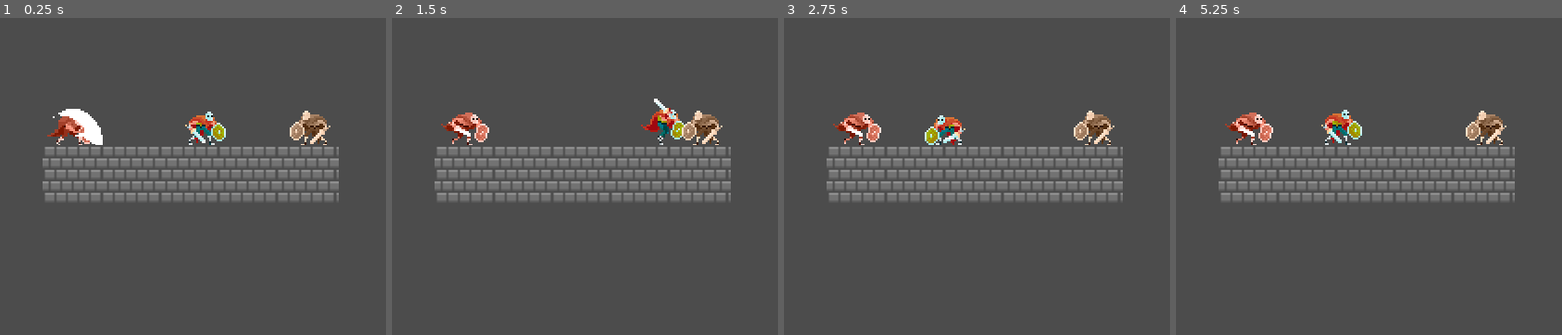
Above: before the commit, frames 1-4 (left to right).
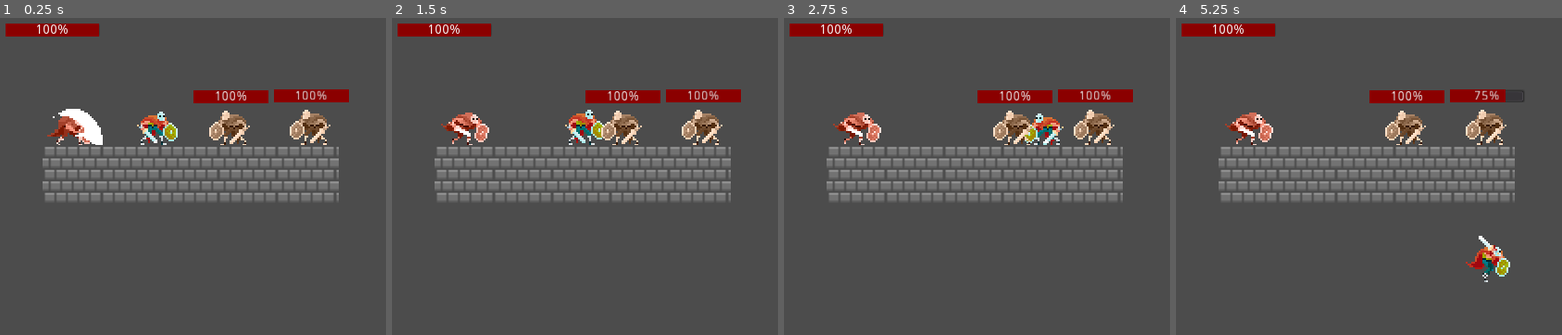
Above: after the commit, the same moments.

Repository: kpolucas/restitos
Game: Godot game, scene res://scenes/World.tscn
The game is run twice, just before and just after one commit, with the same random seed, the same clock (stepped at 60 frames per second) and the same inputs.
Inputs:
- Up to frame 1 (0.25 s): no input
- Up to frame 2 (1.5 s): hold D (right) from 0.53 s (still down); tap F (attack, bound only after the commit) at 0.6 s; tap W (jump, bound only after the commit) at 0.77 s; tap V (attack, bound only before the commit) at 1.35 s
- Up to frame 3 (2.75 s): tap W (jump, bound only after the commit) at 1.52 s; release D (right) at 2.03 s; hold A (left) from 2.03 s (still down); tap G (block, bound only after the commit) at 2.1 s
- Up to frame 4 (5.25 s): release A (left) at 2.78 s; hold D (right) 2.78-4.28 s; tap F (attack, bound only after the commit) at 2.85, 5.1 s; tap W (jump, bound only after the commit) at 3.02, 3.77, 4.52 s; tap V (attack, bound only before the commit) at 3.6 s; hold A (left) 4.28-5.03 s; tap G (block, bound only after the commit) at 4.35 s; hold D (right) from 5.03 s (still down)

The runs differ from the first frame. In frame 1, 4.5% of the frame differs, in the area x 1-91%, y 1-41%; in frame 2, 4.7%; in frame 3, 4.6%; in frame 4, 4.6%.

Commit message:
health bars test

Diff:
--- a/project.godot
+++ b/project.godot
@@ -10,6 +10,7 @@
 
 _global_script_classes=[  ]
 _global_script_class_icons={
+
 }
 
 [application]
@@ -49,22 +50,22 @@
 }
 jump={
 "deadzone": 0.5,
-"events": [ Object(InputEventKey,"resource_local_to_scene":false,"resource_name":"","device":0,"alt":false,"shift":false,"control":false,"meta":false,"command":false,"pressed":false,"scancode":32,"unicode":0,"echo":false,"script":null)
+"events": [ Object(InputEventKey,"resource_local_to_scene":false,"resource_name":"","device":0,"alt":false,"shift":false,"control":false,"meta":false,"command":false,"pressed":false,"scancode":87,"unicode":0,"echo":false,"script":null)
  ]
 }
 backdash={
 "deadzone": 0.5,
-"events": [ Object(InputEventKey,"resource_local_to_scene":false,"resource_name":"","device":0,"alt":false,"shift":false,"control":false,"meta":false,"command":false,"pressed":false,"scancode":67,"unicode":0,"echo":false,"script":null)
+"events": [ Object(InputEventKey,"resource_local_to_scene":false,"resource_name":"","device":0,"alt":false,"shift":false,"control":false,"meta":false,"command":false,"pressed":false,"scancode":72,"unicode":0,"echo":false,"script":null)
  ]
 }
 attack={
 "deadzone": 0.5,
-"events": [ Object(InputEventKey,"resource_local_to_scene":false,"resource_name":"","device":0,"alt":false,"shift":false,"control":false,"meta":false,"command":false,"pressed":false,"scancode":86,"unicode":0,"echo":false,"script":null)
+"events": [ Object(InputEventKey,"resource_local_to_scene":false,"resource_name":"","device":0,"alt":false,"shift":false,"control":false,"meta":false,"command":false,"pressed":false,"scancode":70,"unicode":0,"echo":false,"script":null)
  ]
 }
 block={
 "deadzone": 0.5,
-"events": [ Object(InputEventKey,"resource_local_to_scene":false,"resource_name":"","device":0,"alt":false,"shift":false,"control":false,"meta":false,"command":false,"pressed":false,"scancode":70,"unicode":0,"echo":false,"script":null)
+"events": [ Object(InputEventKey,"resource_local_to_scene":false,"resource_name":"","device":0,"alt":false,"shift":false,"control":false,"meta":false,"command":false,"pressed":false,"scancode":71,"unicode":0,"echo":false,"script":null)
  ]
 }
 
--- a/scenes/Dummy.tscn
+++ b/scenes/Dummy.tscn
@@ -1,11 +1,15 @@
-[gd_scene load_steps=4 format=2]
+[gd_scene load_steps=6 format=2]
 
 [ext_resource path="res://scripts/Dummy.gd" type="Script" id=1]
 [ext_resource path="res://sprites/dummy/sparring.png" type="Texture" id=2]
+[ext_resource path="res://scripts/ProgressBar.gd" type="Script" id=3]
 
 [sub_resource type="CapsuleShape2D" id=1]
 radius = 19.8167
 height = 0.527313
+
+[sub_resource type="StyleBoxFlat" id=2]
+bg_color = Color( 0.54902, 0, 0, 1 )
 
 [node name="Dummy" type="KinematicBody2D" groups=[
 "enemies",
@@ -19,3 +23,16 @@
 [node name="CollisionShape2D" type="CollisionShape2D" parent="."]
 position = Vector2( -7.12723, 13.1407 )
 shape = SubResource( 1 )
+
+[node name="ProgressBar" type="ProgressBar" parent="."]
+margin_left = -44.6288
+margin_top = -28.378
+margin_right = 36.3712
+margin_bottom = -14.378
+custom_styles/fg = SubResource( 2 )
+value = 100.0
+script = ExtResource( 3 )
+__meta__ = {
+"_edit_use_anchors_": false
+}
+[connection signal="damaged" from="." to="ProgressBar" method="_on_Dummy_damaged"]
--- /dev/null
+++ b/scenes/Hud.tscn
@@ -0,0 +1,8 @@
+[gd_scene format=2]
+
+[node name="Hud" type="Control"]
+anchor_right = 1.0
+anchor_bottom = 1.0
+__meta__ = {
+"_edit_use_anchors_": false
+}
--- a/scenes/World.tscn
+++ b/scenes/World.tscn
@@ -1,20 +1,27 @@
-[gd_scene load_steps=6 format=2]
+[gd_scene load_steps=8 format=2]
 
 [ext_resource path="res://scenes/Player.tscn" type="PackedScene" id=1]
 [ext_resource path="res://scenes/Dummy.tscn" type="PackedScene" id=2]
 [ext_resource path="res://sprites/floor/floor.png" type="Texture" id=3]
 [ext_resource path="res://scenes/Dummy-with-attack.tscn" type="PackedScene" id=4]
+[ext_resource path="res://scenes/Hud.tscn" type="PackedScene" id=5]
 
 [sub_resource type="RectangleShape2D" id=1]
 extents = Vector2( 160.028, 30.7568 )
 
+[sub_resource type="StyleBoxFlat" id=2]
+bg_color = Color( 0.54902, 0, 0, 1 )
+
 [node name="World" type="Node2D"]
 
 [node name="Player" parent="." instance=ExtResource( 1 )]
-position = Vector2( 226, 102 )
+position = Vector2( 174.328, 81.5093 )
 
 [node name="Dummy" parent="." instance=ExtResource( 2 )]
-position = Vector2( 350.654, 113.941 )
+position = Vector2( 350.654, 113.496 )
+
+[node name="Dummy2" parent="." instance=ExtResource( 2 )]
+position = Vector2( 264.237, 113.941 )
 
 [node name="Dummy-with-attack" parent="." instance=ExtResource( 4 )]
 position = Vector2( 89, 114 )
@@ -27,3 +34,16 @@
 
 [node name="CollisionShape2D" type="CollisionShape2D" parent="Piso"]
 shape = SubResource( 1 )
+
+[node name="Hud" parent="." instance=ExtResource( 5 )]
+
+[node name="ProgressBar" type="ProgressBar" parent="Hud"]
+margin_left = 16.0362
+margin_top = 14.2544
+margin_right = 118.036
+margin_bottom = 28.2544
+custom_styles/fg = SubResource( 2 )
+value = 100.0
+__meta__ = {
+"_edit_use_anchors_": false
+}
--- a/scripts/Dummy.gd
+++ b/scripts/Dummy.gd
@@ -1,6 +1,8 @@
 extends KinematicBody2D
 
 var health = 100
+
+signal damaged(newHealth)
 
 func _process(delta):
 	if health <= 0:
@@ -9,3 +11,4 @@
 func OnHit(damage):
 	print("player hit enemy")
 	health -= damage
+	emit_signal("damaged",health)
--- /dev/null
+++ b/scripts/ProgressBar.gd
@@ -0,0 +1,5 @@
+extends ProgressBar
+
+
+func _on_Dummy_damaged(health):
+	self.value = health
